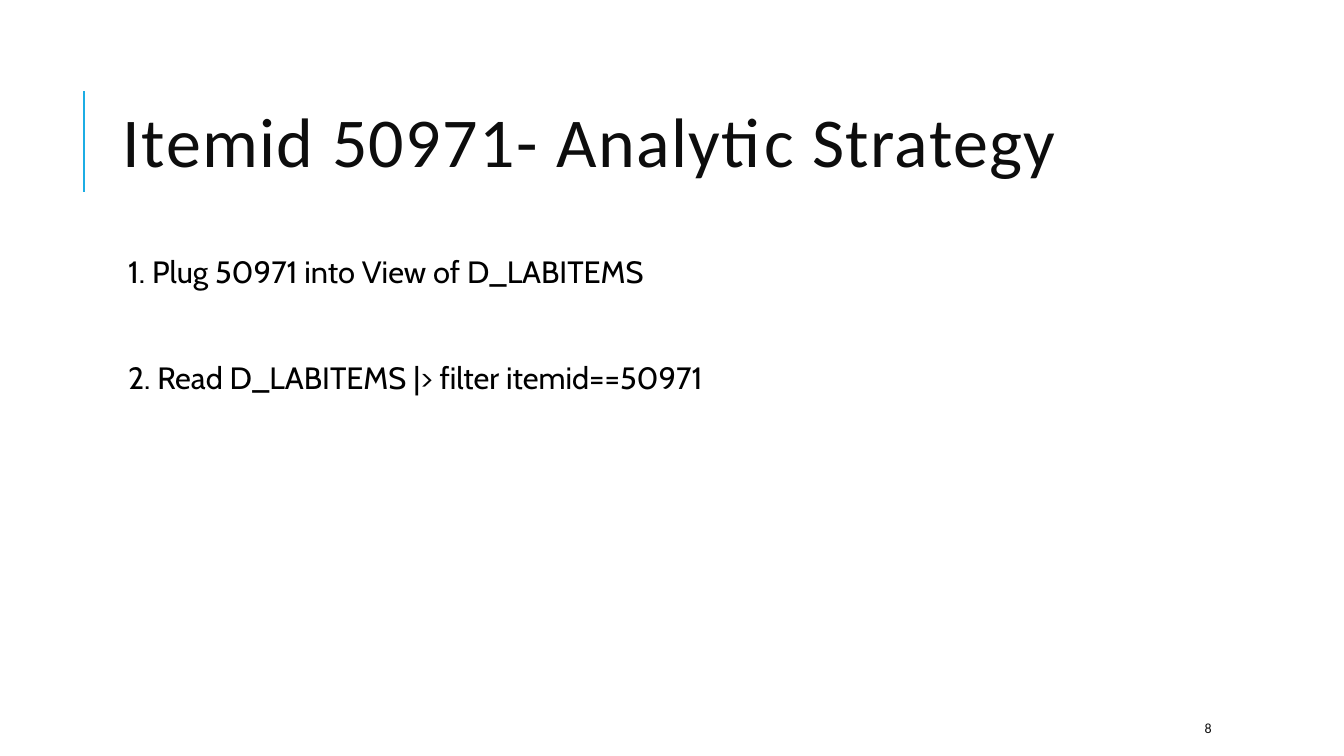
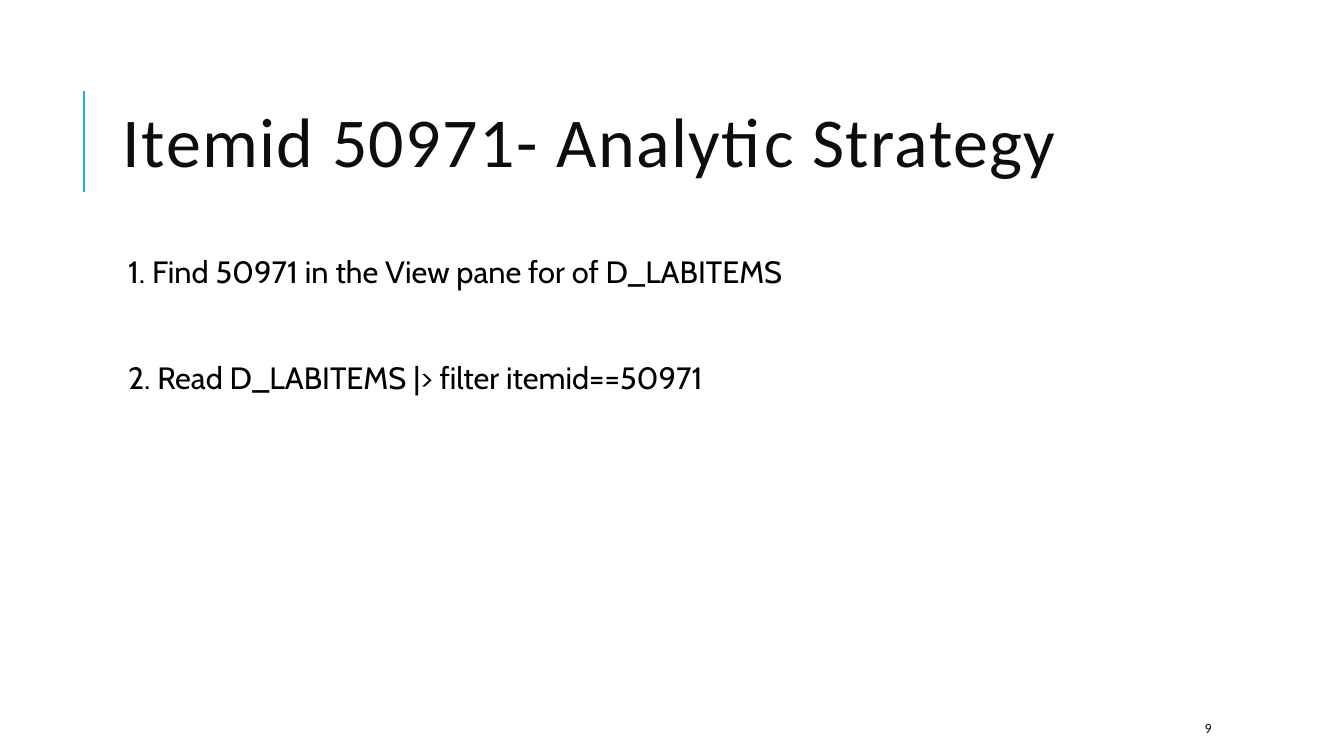
Before and after one commit to amromeo/api_r_int_db_24, a slide deck: slide 9 of presentations/03 - Joins.pptx (slide 8 before the commit). Drawn at 1344x756 pixels with LibreOffice and Linux fonts; fonts in the diff are those of the drawing. Boxes give left, top, right and bottom in pixels: in the first picture for what was removed or moved away, otherwise in the second. Text is boxed around its words. In the diff, an @@ line names an element or a change of style, - is before the commit and + after.

```diff
--- a/presentations/03 - Joins.pptx
+++ b/presentations/03 - Joins.pptx
@@ text at [128, 260, 783, 290]: text changed @@
-  1. Plug 50971 into View of D_LABITEMS
+  1. Find 50971 in the View pane for of D_LABITEMS
@@ page number at [1205, 724, 1212, 733]: text changed @@
-8
+9
```
Also in this commit, not shown: 12 other slides changed, 1 slide added, 1 slide removed.
